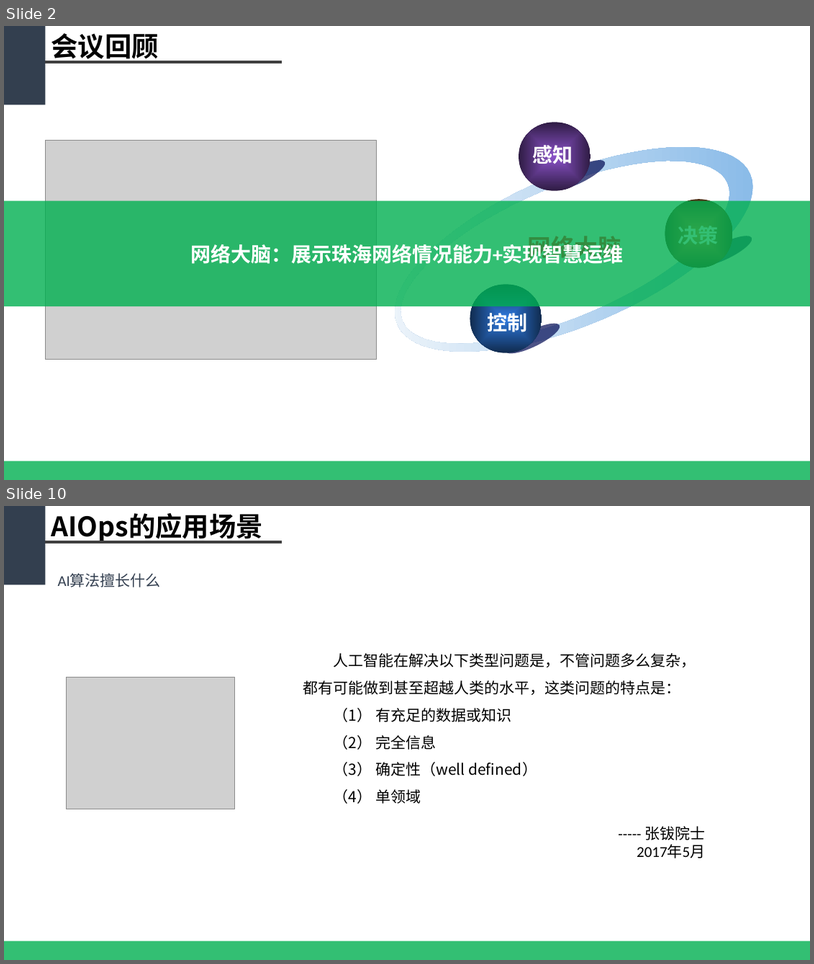
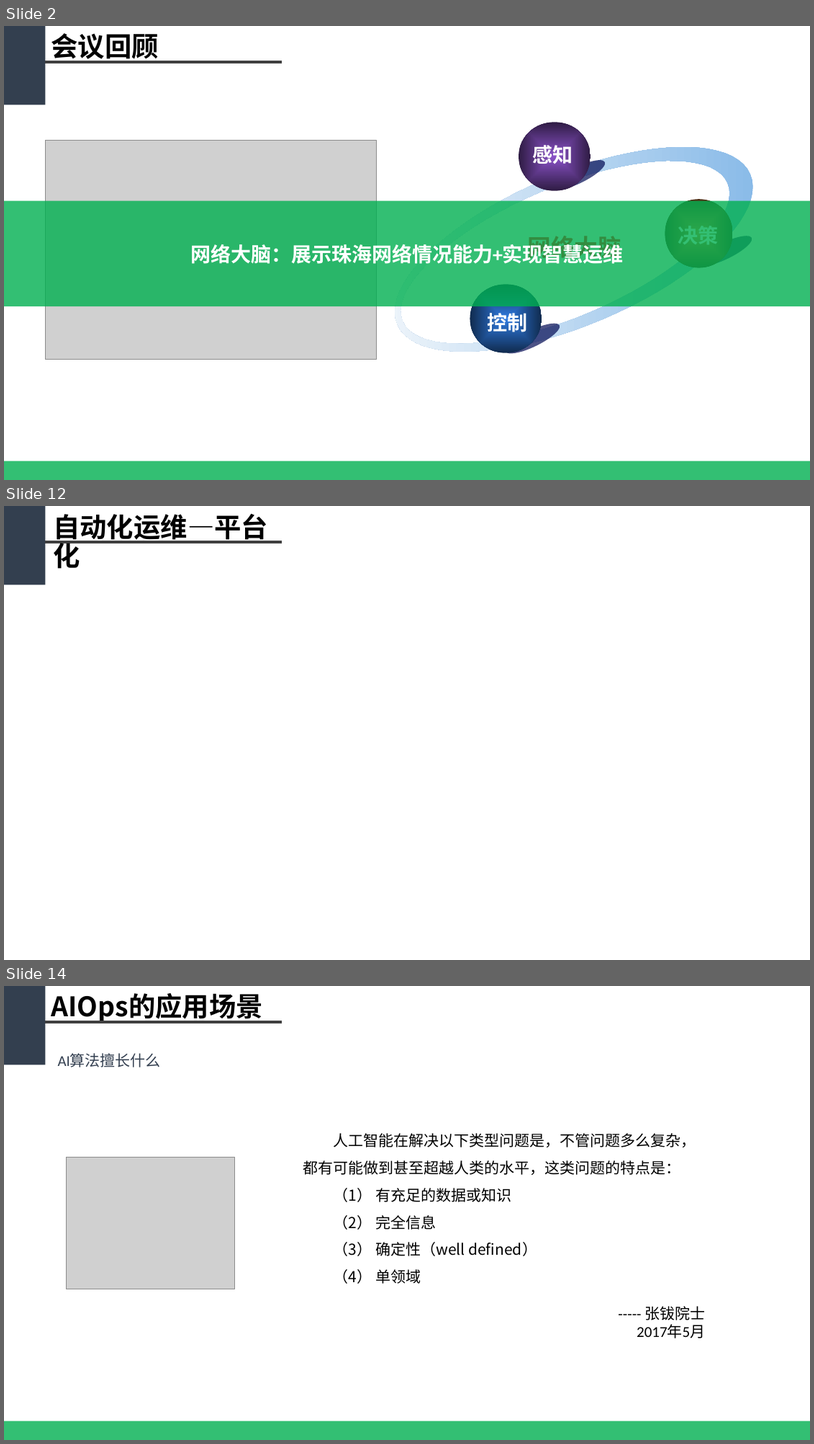
Before and after one commit to WeakX/Ref, a slide deck: 基于大数据的智慧网络运维平台_new.pptx. Shown one above the other, each under a label of ours: slides 2 and 10 before the commit, slides 2, 12 and 14 after it; the slides between them are not shown. The pictures are 814x964 and 814x1444 pixels, drawn with LibreOffice and Linux fonts; fonts in the diff are those of the drawing; grey boxes stand for pictures. Boxes give left, top, right and bottom in pixels: in the first picture for what was removed or moved away, otherwise in the second. Text is boxed around its words. In the diff, an @@ line names an element or a change of style, - is before the commit and + after.

```diff
--- a/基于大数据的智慧网络运维平台_new.pptx
+++ b/基于大数据的智慧网络运维平台_new.pptx
@@ slide 12 added at [4,506,810,960], background #FFFFFF @@
@@ rectangle added at [4,506,45,584], fill #333F50 @@
@@ title added at [53,513,268,569], 32 pt, text #000000, bold @@
+自动化运维—平台化
@@ line added from (45, 542) to (282, 542), #404040 3 pt @@
@@ what was slide 10 is now slide 14 @@
```
Also in this commit, not shown: 5 slides changed, 5 other slides added, 2 slides removed.
